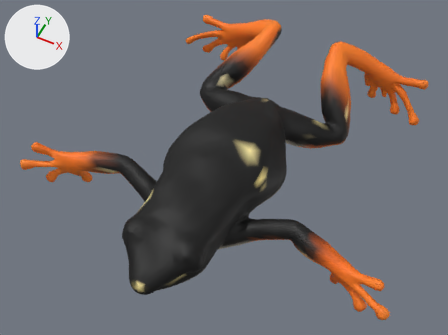
An edit to the glTF model public/assets/creatures/reedfrog.swim.lo.glb, drawn before and after from the same camera.
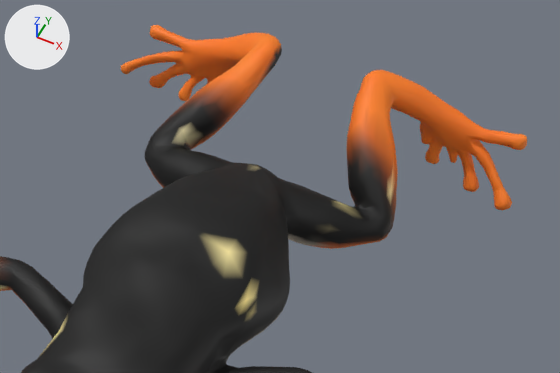
Old and new are each drawn whole from a camera (50 mm lens) standing at (0.0206, -0.0383, 0.0574) and looking at (-0.001, 0.0051, 0.0032) and again close up on the part from 25% to 100% of the width and 0% to 67% of the height. The axes (+X, +Y, +Z) are drawn at upper left. The lights are the same throughout. The first two pictures are the older version. Where no turn or scale is listed for an object, it has been applied to the vertices.

Script lines for the objects in view, before the commit:
```python
me_reedfrog_swim = bpy.data.meshes.new('reedfrog.swim')
me_reedfrog_swim.from_pydata(...)  # 3502 vertices, 7000 faces; spans x -0.0219..0.0219, y -0.022..0.022, z -0.0055..0.0055
me_reedfrog_swim.materials.append(mat_reedfrog_swim)
ob_reedfrog_swim = bpy.data.objects.new('reedfrog.swim', me_reedfrog_swim)
ob_reedfrog_swim.location = (-0.00007, 0.00717, 0.00448)
```
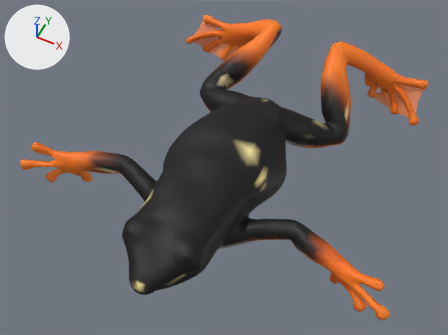
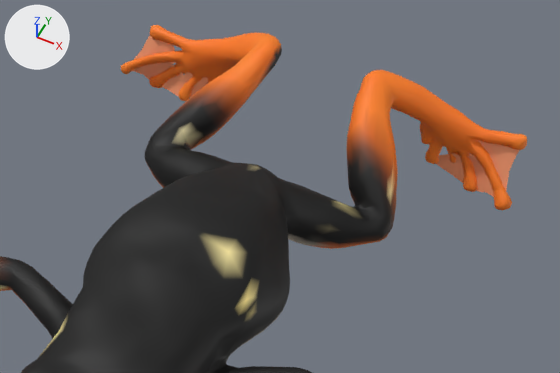
What differs and where, as boxes [x1, y1, x2, y2] in the close-ups (560 x 373 px):
part 1 of me_reedfrog_swim, added (orange): after [133, 35, 208, 98]
part 2 of me_reedfrog_swim, added (orange): after [437, 140, 520, 197]

What the commit changed:
me_reedfrog_swim is used by ob_reedfrog_swim; location (-0.00007, 0.00717, 0.00448).
me_reedfrog_swim had 3502 vertices, 7000 faces and spanned x -0.0219..0.0219, y -0.022..0.022, z -0.0055..0.0055.
me_reedfrog_swim now has 3664 vertices, 7224 faces and spans x -0.0219..0.0219, y -0.022..0.022, z -0.0055..0.0055.
me_reedfrog_swim part 1: a new loose piece of 93 vertices spanning x -0.0184..-0.0097, y 0.02..0.0217, z -0.0052..0.0001, in mat_reedfrog_swim.
me_reedfrog_swim part 2: a new loose piece of 69 vertices spanning x 0.0101..0.0169, y 0.0188..0.0213, z -0.0048..0.0003, in mat_reedfrog_swim.
